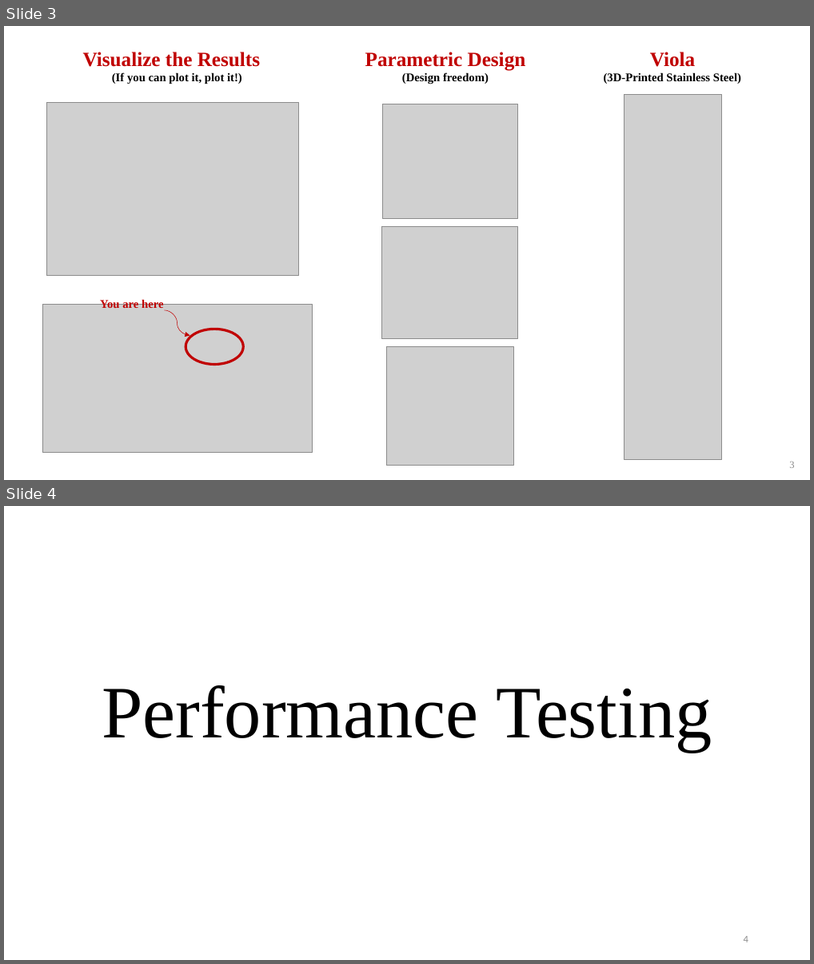
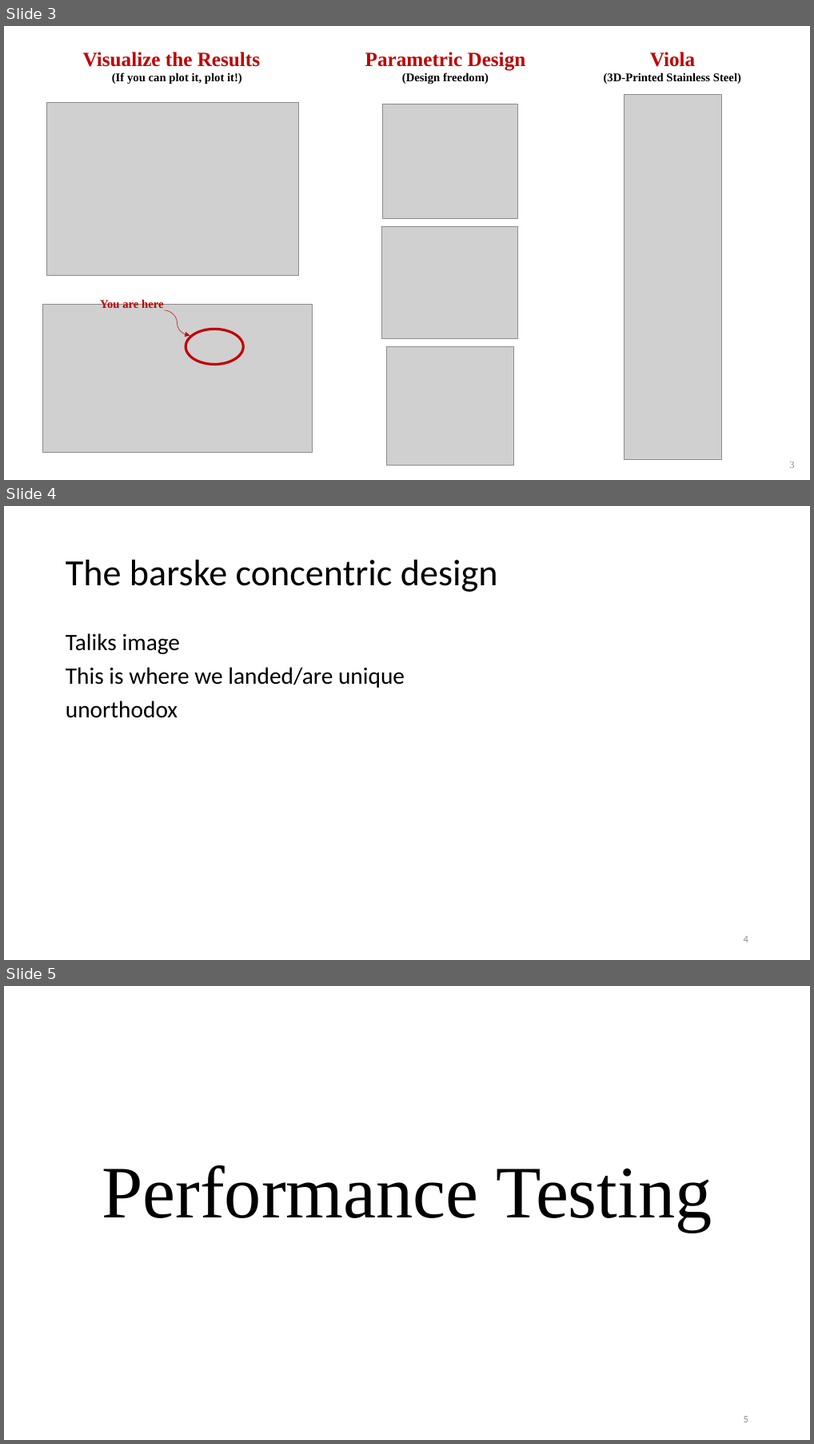
Before and after one commit to psas/electric-feed-system-prototype, a slide deck: Docs/Presentations/Slides/froyo_edits.pptx. Shown one above the other, each under a label of ours: slides 3 and 4 before the commit, slides 3, 4 and 5 after it. The pictures are 814x964 and 814x1444 pixels, drawn with LibreOffice and Linux fonts; fonts in the diff are those of the drawing; grey boxes stand for pictures. Boxes give left, top, right and bottom in pixels: in the first picture for what was removed or moved away, otherwise in the second. Text is boxed around its words. In the diff, an @@ line names an element or a change of style, - is before the commit and + after.

Commit message:
Froyo edits

```diff
--- a/Docs/Presentations/Slides/froyo_edits.pptx
+++ b/Docs/Presentations/Slides/froyo_edits.pptx
@@ slide 4 added at (4, 506, 810, 960), background #FFFFFF @@
@@ title added at (66, 560, 498, 592), 44 pt, text #000000 @@
+The barske concentric design
@@ text added at (66, 633, 405, 718), 28 pt, text #000000 @@
+Taliks image
+This is where we landed/are unique
+unorthodox
@@ page number added at (744, 936, 749, 942), 12 pt, text #8C8C8C @@
+4
@@ what was slide 4 is now slide 5 @@
@@ page number at (744, 1416, 749, 1422): text changed @@
-4
+5
```
